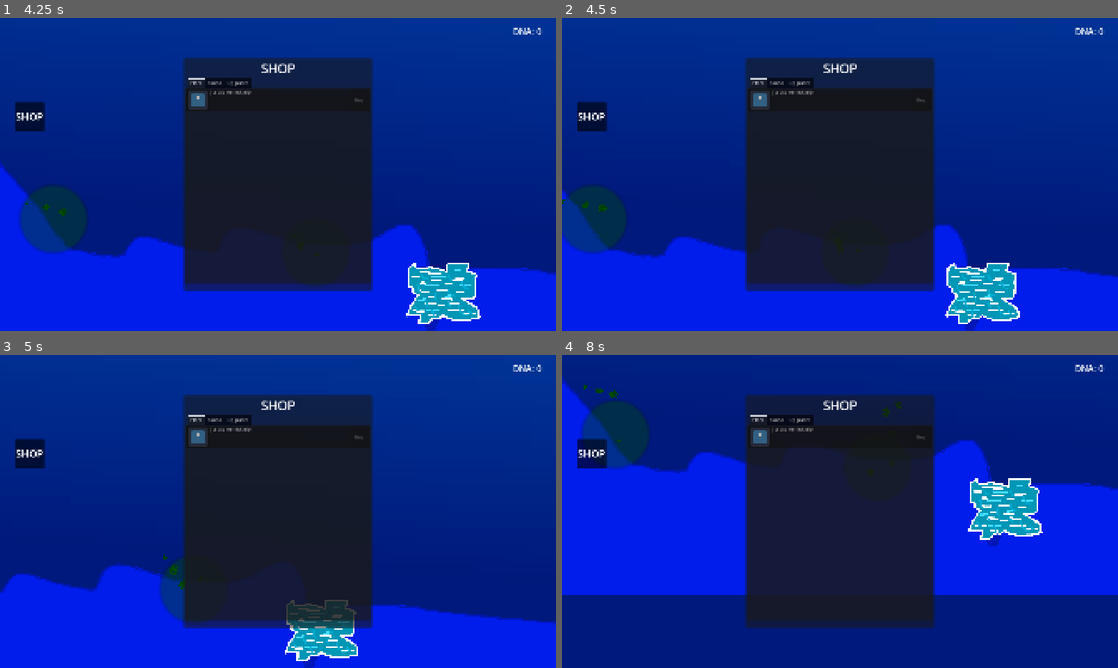
Above: before the commit, frames 1-4 (two rows, left to right).
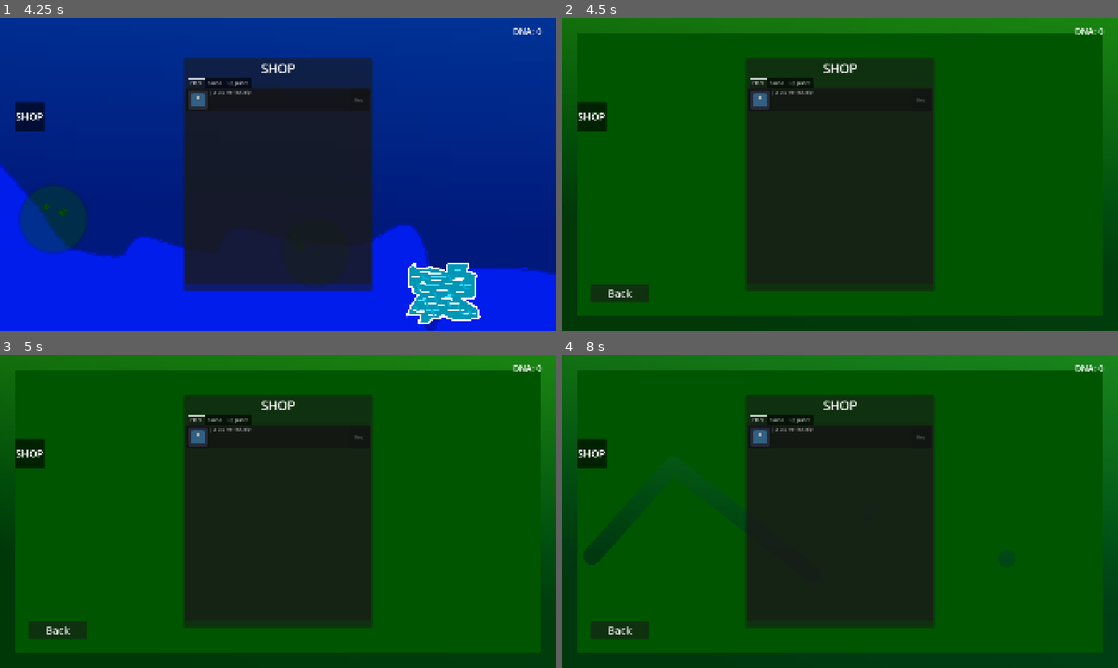
Above: after the commit, the same moments.

Repository: Lucasc0-Git/fishstem
Game: Godot game, scene res://scenes/ui/start_scene.tscn
Two runs of this game, one before a commit and one after it. Both use one fixed random seed, a clock stepped at 60 frames per second and the inputs below. The engine's default icon, where the game draws it, is replaced by a stand-in: a white triangle on a blue panel in a dark square.
Inputs (mouse positions are in pixels of both pictures, inside the frame that each line leads up to):
- Up to frame 1 (4.25 s): click "Play" at 0.5 s; drag from (444, 293) to (316, 252) at 1.27 s; click "SHOP" at 2 s; click "Back" at 2.75 s; tap Enter at 3.5 s; drag from (316, 252) to (444, 293) at 3.52 s
- Up to frame 2 (4.5 s): move the mouse to (617, 218) at 4.27 s; hold D (move_right) from 4.28 s (still down); hold Mouse wheel up (zoom) from 4.28 s (still down); click (617, 218) at 4.42 s
- Up to frame 3 (5 s): keep holding D (move_right); keep holding Mouse wheel up (zoom)
- Up to frame 4 (8 s): release D (move_right) at 5 s; release Mouse wheel up (zoom) at 5 s; drag from (812, 574) to (673, 464) at 5.02 s; move the mouse to (1006, 558) at 5.77 s; hold A (move_left) 5.78-6.5 s; hold Mouse wheel down (unzoom) 5.78-6.5 s; click (1006, 558) at 5.92 s; drag from (673, 464) to (589, 555) at 6.52 s; move the mouse to (867, 511) at 7.27 s; press the mouse at (867, 511) at 7.28 s; hold S (move_down) from 7.28 s (still down)

Frame 1 is identical in both runs. In frame 2, 82% of the frame differs, in the area x 0-100%, y 0-100%; in frame 3, 82%; in frame 4, 92%.

Commit message:
Added dirt cleaning minigame

Diff:
--- a/scenes/main/minigames/dirt_cleaning_minigame.tscn
+++ b/scenes/main/minigames/dirt_cleaning_minigame.tscn
@@ -1,5 +1,56 @@
 [gd_scene format=3 uid="uid://cs3fihlmayp6v"]
 
 [ext_resource type="PackedScene" uid="uid://0hepmx8sj2di" path="res://scenes/main/minigames/minigame.tscn" id="1_fi33n"]
+[ext_resource type="Script" uid="uid://dtg1555si24df" path="res://scripts/main/minigames/dirt_cleaning_minigame.gd" id="2_wql3r"]
+
+[sub_resource type="Gradient" id="Gradient_fi33n"]
+offsets = PackedFloat32Array(0.1764706, 1)
+colors = PackedColorArray(0, 0.23066661, 0.54033667, 1, 3.272891e-06, 0.6229482, 0.87070423, 1)
+
+[sub_resource type="GradientTexture2D" id="GradientTexture2D_2a8ad"]
+gradient = SubResource("Gradient_fi33n")
+fill_from = Vector2(0, 1)
+
+[sub_resource type="Gradient" id="Gradient_wql3r"]
+offsets = PackedFloat32Array(0.2720588, 1)
+colors = PackedColorArray(0, 0.22183838, 0, 1, 0.12727237, 0.5160814, 2.2140146e-06, 1)
+
+[sub_resource type="GradientTexture2D" id="GradientTexture2D_wql3r"]
+gradient = SubResource("Gradient_wql3r")
+fill_from = Vector2(0.74358976, 1)
+fill_to = Vector2(0.9102564, 0)
 
 [node name="DirtCleaningMinigame" unique_id=784382624 instance=ExtResource("1_fi33n")]
+script = ExtResource("2_wql3r")
+dirt_bg_full_alpha = 0.9
+dirt_bg_clean_alpha = 0.0
+dirt_color = Color(0, 0.334, 0, 1)
+cursor_cleaning_radius = 30.0
+margin = 50.0
+pixel_scale = 2
+
+[node name="OceanBG" type="TextureRect" parent="." index="2" unique_id=708553342]
+unique_name_in_owner = true
+offset_left = -979.0
+offset_top = -573.0
+offset_right = 983.0
+offset_bottom = 609.0
+texture = SubResource("GradientTexture2D_2a8ad")
+
+[node name="DirtLayerBG" type="TextureRect" parent="." index="3" unique_id=2042419607]
+unique_name_in_owner = true
+modulate = Color(1, 1, 1, 0.78039217)
+offset_left = -978.0
+offset_top = -575.0
+offset_right = 984.0
+offset_bottom = 607.0
+texture = SubResource("GradientTexture2D_wql3r")
+
+[node name="DirtLayer" type="TextureRect" parent="." index="4" unique_id=758153612]
+unique_name_in_owner = true
+custom_minimum_size = Vector2(1920, 1080)
+anchors_preset = 15
+anchor_right = 1.0
+anchor_bottom = 1.0
+grow_horizontal = 2
+grow_vertical = 2
--- a/scenes/objects/dirt.tscn
+++ b/scenes/objects/dirt.tscn
@@ -2,6 +2,7 @@
 
 [ext_resource type="PackedScene" uid="uid://dbjybhequci3t" path="res://scenes/objects/game_object.tscn" id="1_cmwh6"]
 [ext_resource type="Texture2D" uid="uid://cigsxhdwemx1s" path="res://textures/dirt_particle.png" id="2_0lgw5"]
+[ext_resource type="PackedScene" uid="uid://cs3fihlmayp6v" path="res://scenes/main/minigames/dirt_cleaning_minigame.tscn" id="2_8x5d8"]
 
 [sub_resource type="CircleShape2D" id="CircleShape2D_cmwh6"]
 radius = 126.77539
@@ -33,6 +34,8 @@
 scale_max = 0.5
 
 [node name="Dirt" unique_id=405931296 instance=ExtResource("1_cmwh6")]
+starts_minigame = true
+minigame_scene = ExtResource("2_8x5d8")
 
 [node name="AnimatedSprite2D" parent="." index="0" unique_id=1908073853]
 visible = false
--- a/scenes/ui/hud.tscn
+++ b/scenes/ui/hud.tscn
@@ -230,6 +230,7 @@
 [node name="DEBUGOverlay" type="Control" parent="." unique_id=93092433]
 process_mode = 3
 visible = false
+modulate = Color(0.43898636, 0.9938094, 7.70092e-07, 1)
 z_index = 4096
 layout_mode = 3
 anchors_preset = 15
--- /dev/null
+++ b/scripts/main/minigames/dirt_cleaning_minigame.gd
@@ -0,0 +1,115 @@
+extends Minigame
+class_name DirtCleaningMinigame
+
+@export var dirt_bg_full_alpha: float = 0.9
+@export var dirt_bg_clean_alpha: float = 0.0
+
+@export var dirt_color: Color = Color(0.0, 0.334, 0.0, 1.0)
+
+@export var cursor_cleaning_radius: float = 30.0
+@export var margin: float = 50.0 # For keeping points off the screen edge
+@export var pixel_scale: int = 2
+
+@onready var dirt_bg_texture_rect: TextureRect = %DirtLayerBG
+@onready var texture_rect: TextureRect = %DirtLayer
+
+var progress: float = 0.0 # 0 to 1.0
+var dirt_image: Image
+var dirt_texture: ImageTexture
+var total_dirty_pixels: int = 0
+var remaining_dirty_pixels: int = 0
+var erased_color: Color
+var is_cleaning: bool = false
+var last_mouse_pos: Vector2
+
+func _ready() -> void:
+	texture_rect.texture_filter = CanvasItem.TEXTURE_FILTER_LINEAR
+	erased_color = Color(dirt_color.r, dirt_color.g, dirt_color.b, 0.0)
+	_setup_dirt()
+
+func _setup_dirt() -> void:
+	progress = 0.0
+
+	var screen_size := get_viewport_rect().size
+	var img_w := int(screen_size.x / pixel_scale)
+	var img_h := int(screen_size.y / pixel_scale)
+	var scaled_margin := int(margin / pixel_scale)
+
+	dirt_image = Image.create(img_w, img_h, false, Image.FORMAT_RGBA8)
+	dirt_image.fill(erased_color)
+
+	var dirty_rect := Rect2i(
+		scaled_margin,
+		scaled_margin,
+		img_w - (scaled_margin * 2),
+		img_h - (scaled_margin * 2)
+	)
+	dirt_image.fill_rect(dirty_rect, dirt_color)
+
+	total_dirty_pixels = dirty_rect.size.x * dirty_rect.size.y
+	remaining_dirty_pixels = total_dirty_pixels
+
+	dirt_texture = ImageTexture.create_from_image(dirt_image)
+	texture_rect.texture = dirt_texture
+
+func _input(event: InputEvent) -> void:
+
+	if event is InputEventMouseButton and event.button_index == MOUSE_BUTTON_LEFT:
+		if event.pressed:
+			is_cleaning = true
+			last_mouse_pos = event.position
+			clean_line(last_mouse_pos, event.position)
+		else:
+			is_cleaning = false
+	elif event is InputEventMouseMotion and is_cleaning:
+		clean_line(last_mouse_pos, event.position)
+		last_mouse_pos = event.position
+
+func _process(_delta: float) -> void:
+	if dirt_bg_texture_rect:
+		dirt_bg_texture_rect.modulate.a = lerpf(dirt_bg_full_alpha, dirt_bg_clean_alpha, clampf(progress, 0.0, 1.0))
+	if progress >= 0.999:
+		completed.emit(true, rewards)
+
+func clean_line(from: Vector2, to: Vector2) -> void:
+	if remaining_dirty_pixels <= 0:
+		return
+
+	var dist := from.distance_to(to)
+	var step_size := maxf(1.0, cursor_cleaning_radius * 0.25)
+	var steps := maxi(1, int(ceil(dist / step_size)))
+
+	var any_changed: bool = false
+	for i in range(steps + 1):
+		var t := float(i) / float(steps)
+		var sample_pos := from.lerp(to, t)
+		if _erase_circle_at(sample_pos):
+			any_changed = true
+
+	if any_changed:
+		dirt_texture.update(dirt_image)
+		progress = 1.0 - (float(remaining_dirty_pixels) / float(total_dirty_pixels))
+
+func _erase_circle_at(screen_pos: Vector2) -> bool:
+
+	var center := Vector2i(screen_pos / pixel_scale)
+	var r := int(cursor_cleaning_radius / pixel_scale)
+	var r_sq := r * r
+	var changed := false
+
+	var min_x := maxi(0, center.x - r)
+	var max_x := mini(dirt_image.get_width() - 1, center.x + r)
+	var min_y := maxi(0, center.y - r)
+	var max_y := mini(dirt_image.get_height() - 1, center.y + r)
+
+	for y in range(min_y, max_y + 1):
+		for x in range(min_x, max_x + 1):
+			var dx := x - center.x
+			var dy := y - center.y
+			if (dx * dx + dy * dy) <= r_sq:
+				if dirt_image.get_pixel(x, y).a > 0.0:
+					dirt_image.set_pixel(x, y, erased_color)
+					remaining_dirty_pixels -= 1
+					changed = true
+
+	return changed
Not shown, added: scripts/main/minigames/dirt_cleaning_minigame.gd.uid
